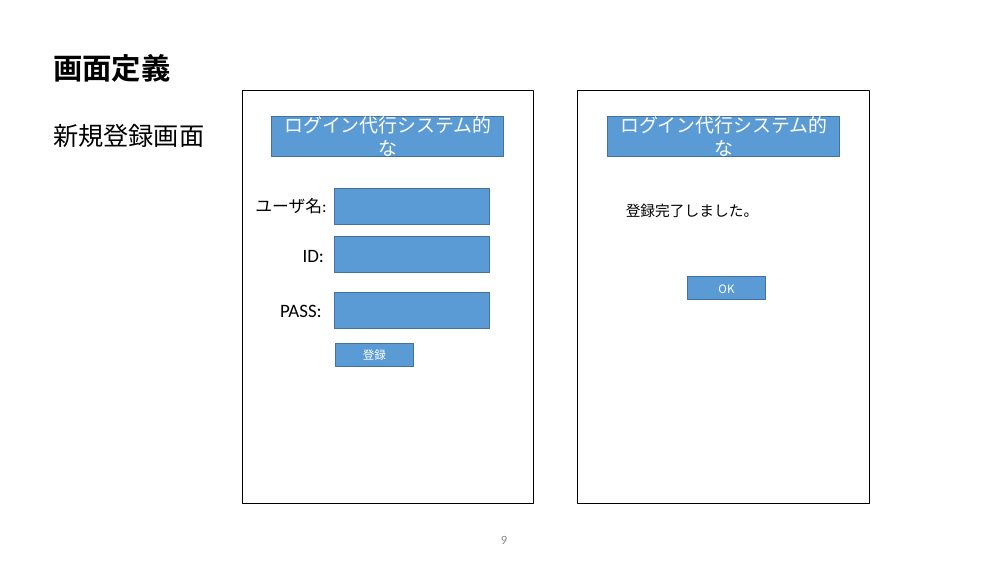
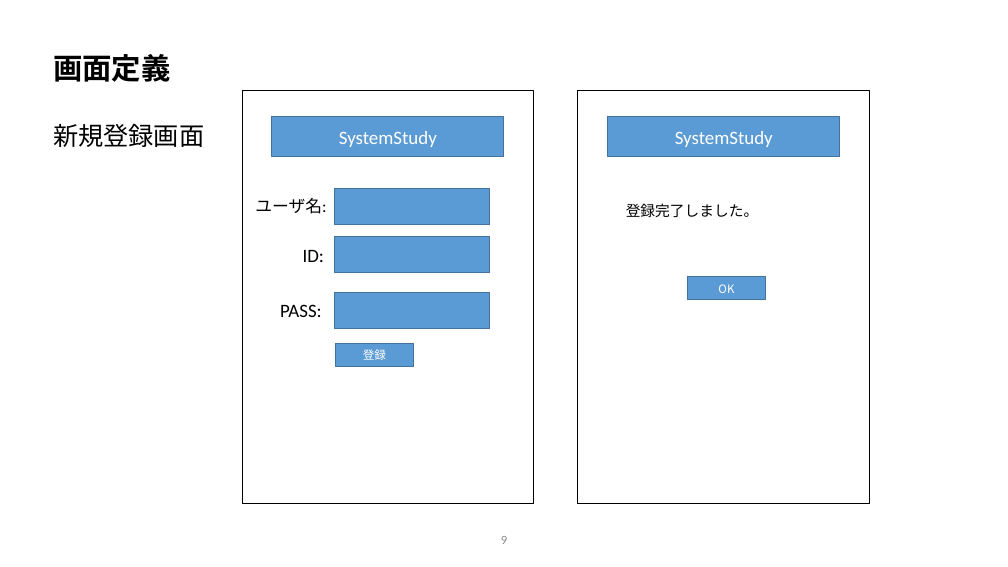
Before and after one commit to vsn23kamei/nanika, a slide deck: slide 9 of 00_要件定義/要件定義.pptx. Drawn at 1008x567 pixels with LibreOffice and Linux fonts; fonts in the diff are those of the drawing; background and template pictures are left out. Boxes give left, top, right and bottom in pixels: in the first picture for what was removed or moved away, otherwise in the second. Text is boxed around its words. In the diff, an @@ line names an element or a change of style, - is before the commit and + after.

```diff
--- a/00_要件定義/要件定義.pptx
+++ b/00_要件定義/要件定義.pptx
@@ text in rectangle at <box>339,131,437,147</box>: text changed @@
-ログイン代行システム的な
+SystemStudy
@@ text in rectangle at <box>675,131,773,147</box>: text changed @@
-ログイン代行システム的な
+SystemStudy
```
Also in this commit, not shown: 7 other slides changed, 2 slides added, 1 slide removed, 3 other files.
